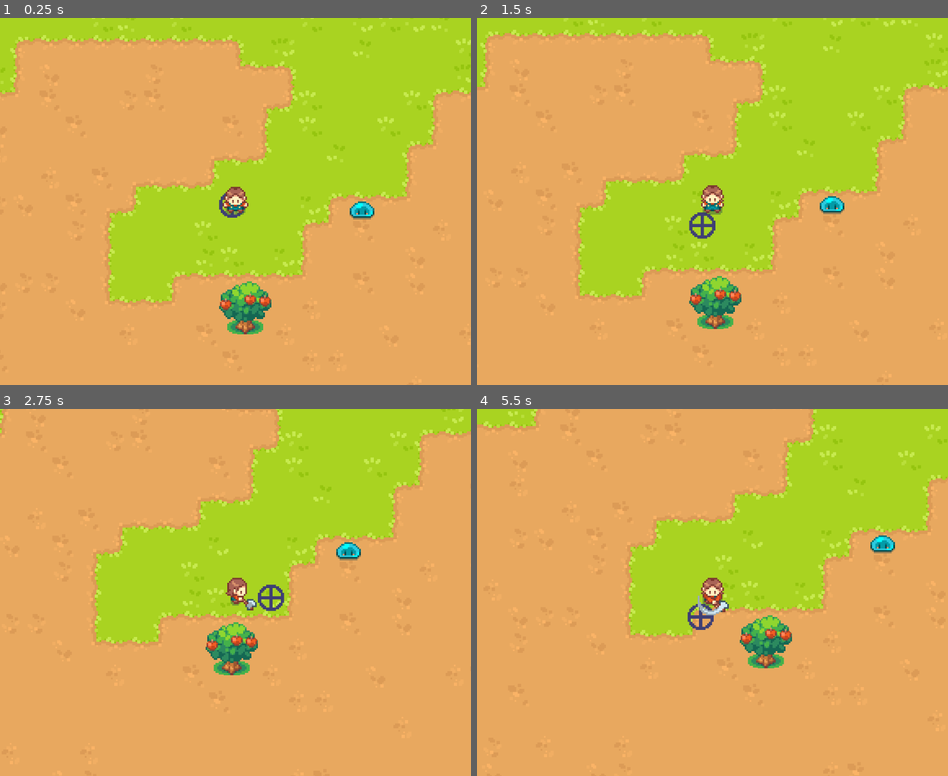
Above: before the commit, frames 1-4 (two rows, left to right).
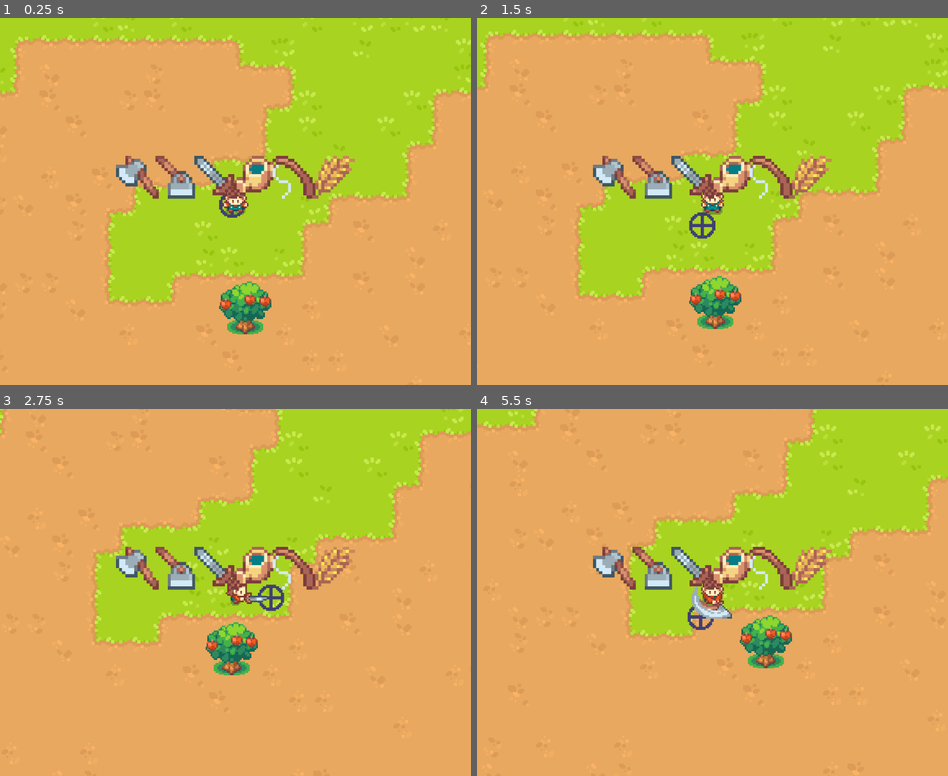
Above: after the commit, the same moments.

Repository: Offshoots/Godot-Valley-Tutorial
Game: Godot game, scene res://scenes/levels/level.tscn
The game is run twice, just before and just after one commit, with the same random seed, the same clock (stepped at 60 frames per second) and the same inputs.
Inputs:
- Up to frame 1 (0.25 s): no input
- Up to frame 2 (1.5 s): hold D (right) 0.53-1.28 s; tap Space (action) at 0.6, 1.35 s; hold S (down) from 1.28 s (still down)
- Up to frame 3 (2.75 s): release S (down) at 2.03 s; hold D (right) from 2.03 s (still down); tap Space (action) at 2.1 s
- Up to frame 4 (5.5 s): release D (right) at 2.78 s; hold C (seed_forward) 2.78-3.53 s; tap Space (action) every 0.75 s from 2.85 to 5.1 s; hold A (left) 3.53-5.03 s; hold S (down) from 5.03 s (still down)

The runs differ from the first frame. In frame 1, 3.2% of the frame differs, in the area x 24-80%, y 37-55%; in frame 2, 3.2%; in frame 3, 3.1%; in frame 4, 3.5%, in the area x 24-89%, y 34-58%.
Error before the commit: Invalid access to property or key 'position' on a base object of type 'null instance'. (res://scenes/characters/blob.gd:9)

Commit message:
1_10_2026_u2
Progess, Video Timestamp: 2:57:30
Completed Blob movement and explode animation.
Began adding Tool UI.

Diff:
--- a/scenes/characters/blob.gd
+++ b/scenes/characters/blob.gd
@@ -2,13 +2,47 @@
 
 
 var direction: Vector2
-var speed = 50
-@onready var player = $Objects/Player
+var speed = 20
+var push_distance = 130
+var push_direction: Vector2
+@onready var player = get_tree().get_first_node_in_group('Player')
 
-func _process(delta: float) -> void:
-	var pos = player.position
-	var direction_x = pos.x - position.x
-	var direction_y = pos.y - position.y
-	#position.x += speed * delta
-	print(direction_x)
-	print(direction_y)
+
+var health := 3:
+	set(value):
+		health = value
+		print(value)
+		if health <= 0:
+			death()
+			$CollisionShape2D.queue_free()
+			#Need to queue free the blob collosion node to prevent it from pusing me around.
+
+
+func _physics_process(_delta: float) -> void:
+	#Custom code to get blob to stop before reaching the player
+	#var dist = player.position.distance_to(position)
+	#if dist > 20:
+		#speed =  20
+	#else:
+		#speed = 0
+
+	direction = (player.position - position).normalized()
+	velocity = direction * speed + push_direction
+	move_and_slide()
+
+func death():
+	speed = 0
+	$Animation/AnimationPlayer.current_animation = 'explode'
+
+func push():
+	var tween = get_tree().create_tween()
+	var target = (player.position - position).normalized() * -1 * push_distance
+	tween.tween_property(self, "push_direction", target, 0.1)
+	tween.tween_property(self, "push_direction", Vector2.ZERO, 0.2)
+
+#Tree will flash when hit via shader created called flash.tres and applied to new sprite 2d scene we created called "flash_sprite_2d" and instantiated into ther Tree node.
+func hit(tool: Enum.Tool):
+	if tool == Enum.Tool.SWORD:
+		$FlashSprite2D.flash()
+		health -= 1
+		push()
--- a/scenes/characters/blob.tscn
+++ b/scenes/characters/blob.tscn
@@ -14,6 +14,21 @@
 [sub_resource type="CircleShape2D" id="CircleShape2D_nlap5"]
 radius = 6.0827627
 
+[sub_resource type="Animation" id="Animation_n17ut"]
+length = 0.001
+tracks/0/type = "value"
+tracks/0/imported = false
+tracks/0/enabled = true
+tracks/0/path = NodePath("FlashSprite2D:frame")
+tracks/0/interp = 1
+tracks/0/loop_wrap = true
+tracks/0/keys = {
+"times": PackedFloat32Array(0),
+"transitions": PackedFloat32Array(1),
+"update": 1,
+"values": [0]
+}
+
 [sub_resource type="Animation" id="Animation_mt6qh"]
 resource_name = "idle_down"
 loop_mode = 1
@@ -28,21 +43,6 @@
 "transitions": PackedFloat32Array(1, 1),
 "update": 1,
 "values": [0, 1]
-}
-
-[sub_resource type="Animation" id="Animation_n17ut"]
-length = 0.001
-tracks/0/type = "value"
-tracks/0/imported = false
-tracks/0/enabled = true
-tracks/0/path = NodePath("FlashSprite2D:frame")
-tracks/0/interp = 1
-tracks/0/loop_wrap = true
-tracks/0/keys = {
-"times": PackedFloat32Array(0),
-"transitions": PackedFloat32Array(1),
-"update": 1,
-"values": [0]
 }
 
 [sub_resource type="Animation" id="Animation_xa0uo"]
@@ -93,16 +93,48 @@
 "values": [43, 44]
 }
 
+[sub_resource type="Animation" id="Animation_nlap5"]
+resource_name = "explode"
+length = 1.4
+tracks/0/type = "value"
+tracks/0/imported = false
+tracks/0/enabled = true
+tracks/0/path = NodePath("FlashSprite2D:frame")
+tracks/0/interp = 1
+tracks/0/loop_wrap = true
+tracks/0/keys = {
+"times": PackedFloat32Array(0, 0.2, 0.4, 0.6, 0.8, 1, 1.2),
+"transitions": PackedFloat32Array(1, 1, 1, 1, 1, 1, 1),
+"update": 1,
+"values": [7, 8, 9, 10, 11, 12, 13]
+}
+tracks/1/type = "method"
+tracks/1/imported = false
+tracks/1/enabled = true
+tracks/1/path = NodePath(".")
+tracks/1/interp = 1
+tracks/1/loop_wrap = true
+tracks/1/keys = {
+"times": PackedFloat32Array(1.4),
+"transitions": PackedFloat32Array(1),
+"values": [{
+"args": [],
+"method": &"queue_free"
+}]
+}
+
 [sub_resource type="AnimationLibrary" id="AnimationLibrary_1oscj"]
 _data = {
 &"RESET": SubResource("Animation_n17ut"),
+&"explode": SubResource("Animation_nlap5"),
 &"idle_down": SubResource("Animation_mt6qh"),
 &"idle_left": SubResource("Animation_xa0uo"),
 &"idle_right": SubResource("Animation_50kq6"),
 &"idle_up": SubResource("Animation_pjcp6")
 }
 
-[node name="Blob" type="CharacterBody2D"]
+[node name="Blob" type="CharacterBody2D" groups=["Objects"]]
+collision_layer = 4
 script = ExtResource("1_xa0uo")
 
 [node name="Blob" type="Sprite2D" parent="."]
--- a/scenes/characters/player.gd
+++ b/scenes/characters/player.gd
@@ -7,7 +7,7 @@
 
 @onready var move_state_machine = $Animation/AnimationTree.get("parameters/MoveStateMachine/playback")
 @onready var tool_state_machine = $Animation/AnimationTree.get("parameters/ToolStateMachine/playback")
-var current_tool: Enum.Tool = Enum.Tool.AXE
+var current_tool: Enum.Tool = Enum.Tool.SWORD
 var current_seed: Enum.Seed = Enum.Seed.TOMATO
 
 signal tool_use(tool: Enum.Tool, pos: Vector2)
--- a/scenes/characters/player.tscn
+++ b/scenes/characters/player.tscn
@@ -1,7 +1,8 @@
-[gd_scene load_steps=165 format=3 uid="uid://b0mnopqlx5dix"]
+[gd_scene load_steps=166 format=3 uid="uid://b0mnopqlx5dix"]
 
 [ext_resource type="Script" uid="uid://dbmbhotl3mjb4" path="res://scenes/characters/player.gd" id="2_76oj4"]
 [ext_resource type="Texture2D" uid="uid://bp3sfnx2rutrs" path="res://graphics/characters/main/main_basic.png" id="3_6eyoc"]
+[ext_resource type="PackedScene" uid="uid://brl0me0ik87pi" path="res://scenes/ui/tool_ui.tscn" id="3_76oj4"]
 
 [sub_resource type="CapsuleShape2D" id="CapsuleShape2D_atpat"]
 radius = 4.0
@@ -1481,7 +1482,7 @@
 nodes/ToolOneShot/position = Vector2(1080, -180)
 node_connections = [&"output", 0, &"ToolOneShot", &"ToolOneShot", 0, &"MoveStateMachine", &"ToolOneShot", 1, &"ToolStateMachine"]
 
-[node name="Player" type="CharacterBody2D"]
+[node name="Player" type="CharacterBody2D" groups=["Player"]]
 collision_layer = 2
 collision_mask = 5
 script = ExtResource("2_76oj4")
@@ -1522,5 +1523,7 @@
 [node name="Camera2D" type="Camera2D" parent="."]
 zoom = Vector2(4, 4)
 
+[node name="ToolUI" parent="." instance=ExtResource("3_76oj4")]
+
 [connection signal="animation_finished" from="Animation/AnimationTree" to="." method="_on_animation_tree_animation_finished"]
 [connection signal="animation_started" from="Animation/AnimationTree" to="." method="_on_animation_tree_animation_started"]
--- a/scenes/levels/level.tscn
+++ b/scenes/levels/level.tscn
@@ -8,7 +8,6 @@
 [ext_resource type="Texture2D" uid="uid://vrdy2gp08qay" path="res://graphics/tilesets/soil_water.png" id="5_d4w6o"]
 [ext_resource type="Texture2D" uid="uid://db718sxs7xgv" path="res://graphics/icons/Retical 16px.png" id="6_mbbpy"]
 [ext_resource type="PackedScene" uid="uid://d2530w2lrixv4" path="res://scenes/objects/tree.tscn" id="8_ouxo3"]
-[ext_resource type="PackedScene" uid="uid://d158imc22rl57" path="res://scenes/characters/blob.tscn" id="9_icy5c"]
 
 [sub_resource type="TileSetAtlasSource" id="TileSetAtlasSource_d4w6o"]
 texture = ExtResource("1_xb4v1")
@@ -864,7 +863,4 @@
 [node name="Tree" parent="Objects" instance=ExtResource("8_ouxo3")]
 position = Vector2(192, 407)
 
-[node name="Blob" parent="Objects" instance=ExtResource("9_icy5c")]
-position = Vector2(263, 345)
-
 [connection signal="tool_use" from="Objects/Player" to="." method="_on_player_tool_use"]
--- /dev/null
+++ b/scenes/ui/tool_ui.gd
@@ -0,0 +1,23 @@
+extends Control
+
+const TOOL_TEXTURES = {
+	Enum.Tool.AXE: preload("res://graphics/icons/axe.png"),
+	Enum.Tool.HOE: preload("res://graphics/icons/hoe.png"),
+	Enum.Tool.WATER: preload("res://graphics/icons/water.png"),
+	Enum.Tool.SWORD: preload("res://graphics/icons/sword.png"),
+	Enum.Tool.FISH: preload("res://graphics/icons/fish.png"),
+	Enum.Tool.SEED: preload("res://graphics/icons/wheat.png"),}
+
+#By preloading the Tool Texture UI scene, we will have access to the new script and functions in that scene (such as "setup" func used inside of "texture_setup" below)
+var tool_texture_scene = preload("res://scenes/ui/tool_ui_texture.tscn")
+
+func _ready() -> void:
+	texture_setup(Enum.Tool.values(), TOOL_TEXTURES, $ToolContainer)
+
+
+func texture_setup(enum_list: Array, textures: Dictionary, container: HBoxContainer):
+	for enum_id in enum_list:
+		var tool_texture = tool_texture_scene.instantiate()
+		#preloaded the Texture UI scene and now using the setup func, passing in each tool via enum_id in this for loop, and textures dictionary indexed for that enum_id
+		tool_texture.setup(enum_id, textures[enum_id])
+		container.add_child(tool_texture)
--- /dev/null
+++ b/scenes/ui/tool_ui.tscn
@@ -0,0 +1,26 @@
+[gd_scene load_steps=2 format=3 uid="uid://brl0me0ik87pi"]
+
+[ext_resource type="Script" uid="uid://b3mvdih2q2xhg" path="res://scenes/ui/tool_ui.gd" id="1_440vi"]
+
+[node name="ToolUI" type="Control"]
+layout_mode = 3
+anchors_preset = 8
+anchor_left = 0.5
+anchor_top = 0.5
+anchor_right = 0.5
+anchor_bottom = 0.5
+grow_horizontal = 2
+grow_vertical = 2
+script = ExtResource("1_440vi")
+
+[node name="ToolContainer" type="HBoxContainer" parent="."]
+custom_minimum_size = Vector2(100, 30)
+layout_mode = 1
+anchors_preset = -1
+anchor_left = 0.5
+anchor_top = 0.5
+anchor_right = 0.5
+anchor_bottom = 0.5
+offset_bottom = -30.0
+grow_horizontal = 2
+grow_vertical = 2
--- /dev/null
+++ b/scenes/ui/tool_ui_texture.gd
@@ -0,0 +1,7 @@
+extends Control
+
+var tool_enum: Enum.Tool
+
+func setup(new_tool_enum: Enum.Tool, main_texture: Texture2D):
+	tool_enum = new_tool_enum
+	$TextureRect.texture = main_texture
--- /dev/null
+++ b/scenes/ui/tool_ui_texture.tscn
@@ -0,0 +1,22 @@
+[gd_scene load_steps=3 format=3 uid="uid://b2xy54y1oga62"]
+
+[ext_resource type="Texture2D" uid="uid://btjy01hwoemkf" path="res://graphics/icons/axe.png" id="1_l0pbw"]
+[ext_resource type="Script" uid="uid://bxua6x0uk7qya" path="res://scenes/ui/tool_ui_texture.gd" id="1_lwqux"]
+
+[node name="ToolUITexture" type="Control"]
+custom_minimum_size = Vector2(20, 20)
+layout_mode = 3
+anchors_preset = 0
+offset_right = 20.0
+offset_bottom = 20.0
+script = ExtResource("1_lwqux")
+
+[node name="TextureRect" type="TextureRect" parent="."]
+layout_mode = 1
+anchors_preset = 15
+anchor_right = 1.0
+anchor_bottom = 1.0
+grow_horizontal = 2
+grow_vertical = 2
+texture = ExtResource("1_l0pbw")
+expand_mode = 2
Not shown: 1 places in scenes/characters/blob.tscn that only renumber resources
Not shown: 1 places in scenes/levels/level.tscn that only renumber resources
Not shown, added: scenes/ui/tool_ui.gd.uid
Not shown, added: scenes/ui/tool_ui_texture.gd.uid
